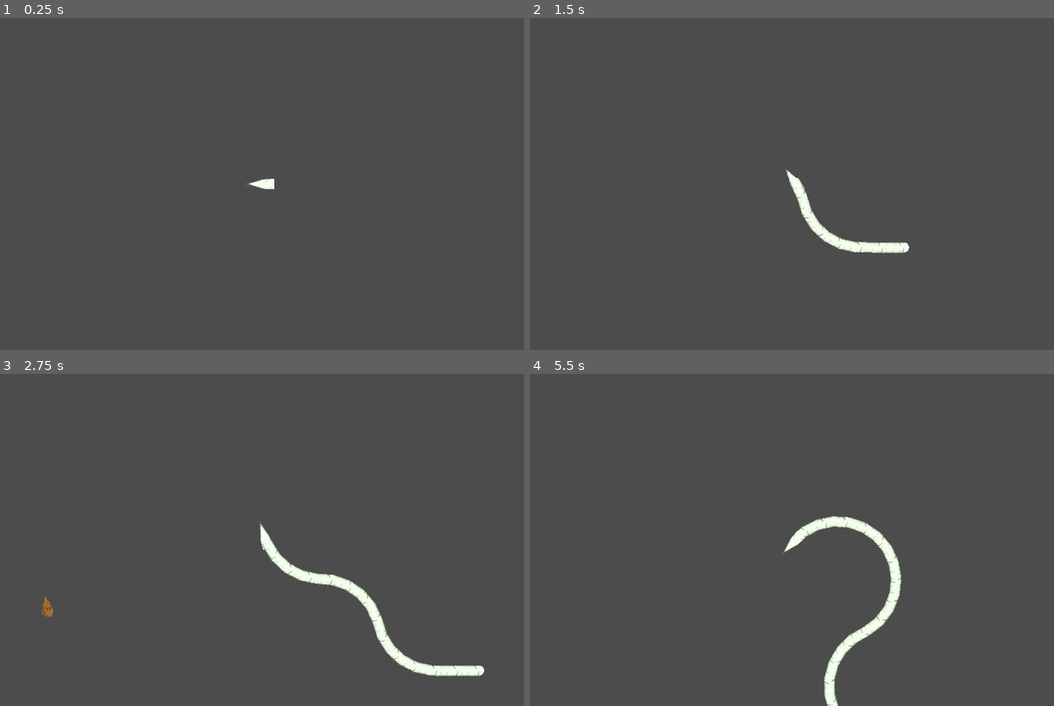
Above: before the commit, frames 1-4 (two rows, left to right).
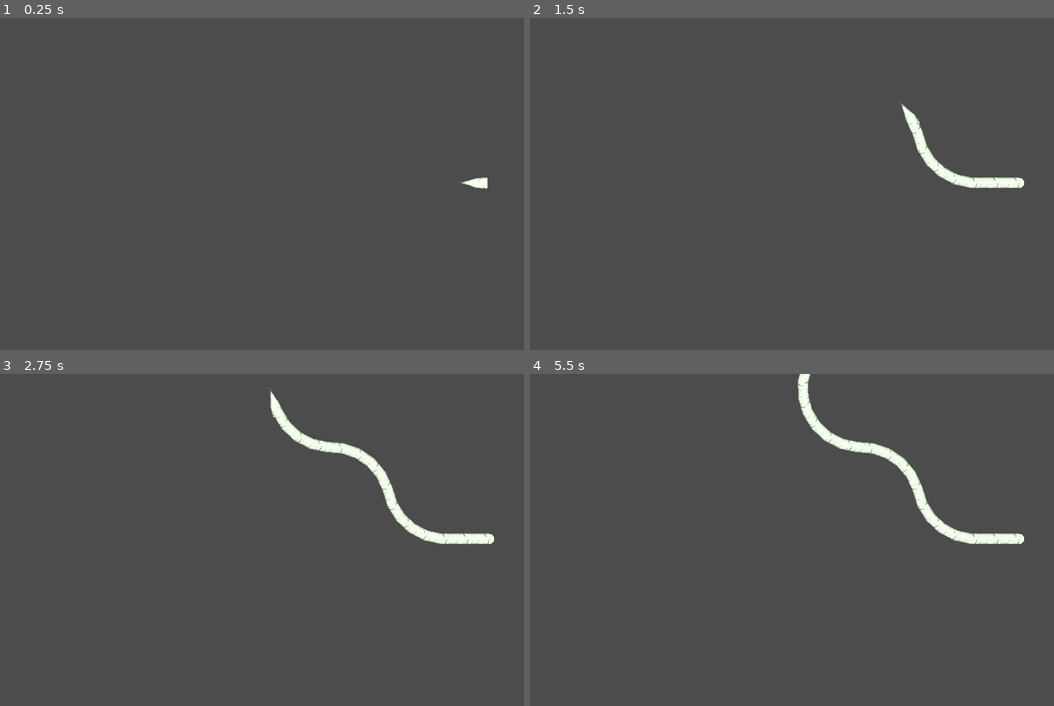
Above: after the commit, the same moments.

Repository: 0xOnyx/GGJ
Game: Godot game, scene res://scenes/main.tscn
Two runs of this game, one before a commit and one after it. Both use one fixed random seed, a clock stepped at 60 frames per second and the inputs below.
Inputs:
- Up to frame 1 (0.25 s): no input
- Up to frame 2 (1.5 s): hold D (right) 0.53-1.28 s; hold A (left) from 1.28 s (still down)
- Up to frame 3 (2.75 s): release A (left) at 2.03 s; hold D (right) from 2.03 s (still down)
- Up to frame 4 (5.5 s): release D (right) at 3.53 s; hold A (left) from 3.53 s (still down)

The runs differ from the first frame. In frame 1, 0.2% of the frame differs, in the area x 46-94%, y 48-52%; in frame 2, 1.9%; in frame 3, 3.6%; in frame 4, 3.7%, in the area x 47-95%, y 0-100%.

Commit message:
add collect

Diff:
--- a/scenes/subsurface.tscn
+++ b/scenes/subsurface.tscn
@@ -6,14 +6,12 @@
 [node name="Node2D" type="Node2D"]
 position = Vector2( 0, 1 )
 
-[node name="background" type="Node2D" parent="."]
+[node name="background" type="CanvasLayer" parent="."]
+layer = -1
 
 [node name="background" parent="background" instance=ExtResource( 1 )]
 
-[node name="snake" type="Node2D" parent="."]
+[node name="snake" type="CanvasLayer" parent="."]
 
 [node name="Root" parent="snake" instance=ExtResource( 2 )]
 position = Vector2( 478, 156 )
-
-[node name="Camera2D" type="Camera2D" parent="snake/Root"]
-current = true
--- a/scripts/backgroundTileMap.gd
+++ b/scripts/backgroundTileMap.gd
@@ -14,7 +14,7 @@
 	noise.persistence = 0.8
 #	set_tileset_map()
 	var texture = create_texture("res://assets/tiile_base.png")
-	var tilemap = load_image_to_tilemap(texture, Vector2(200, 200))
+	var tilemap = load_image_to_tilemap(texture, Vector2(1000, 2000))
 	#add_child(tilemap)
 
 func create_texture(path_img):
@@ -35,11 +35,10 @@
 	# Boucle pour remplir le tileMap avec la taille définie
 	for x in range(0, size.x, texture.autotile_get_size(1).x):
 		for y in range(0, size.y, texture.autotile_get_size(1).y):
-			for x_x in range(0, x):
-				for y_y in range(0, y):
+			for x_x in range(0, x, 10):
+				for y_y in range(0, y, 10):
 					var noise_res = noise.get_noise_2d(x_x, y_y)
-					if (noise_res >= 0.6):
-						print(noise_res)
+					if (noise_res >= 0.5):
 						collect_tmp = Collectable.instance()
 						collect_tmp.set_position(Vector2(x_x, y_y))
 						add_child(collect_tmp)
